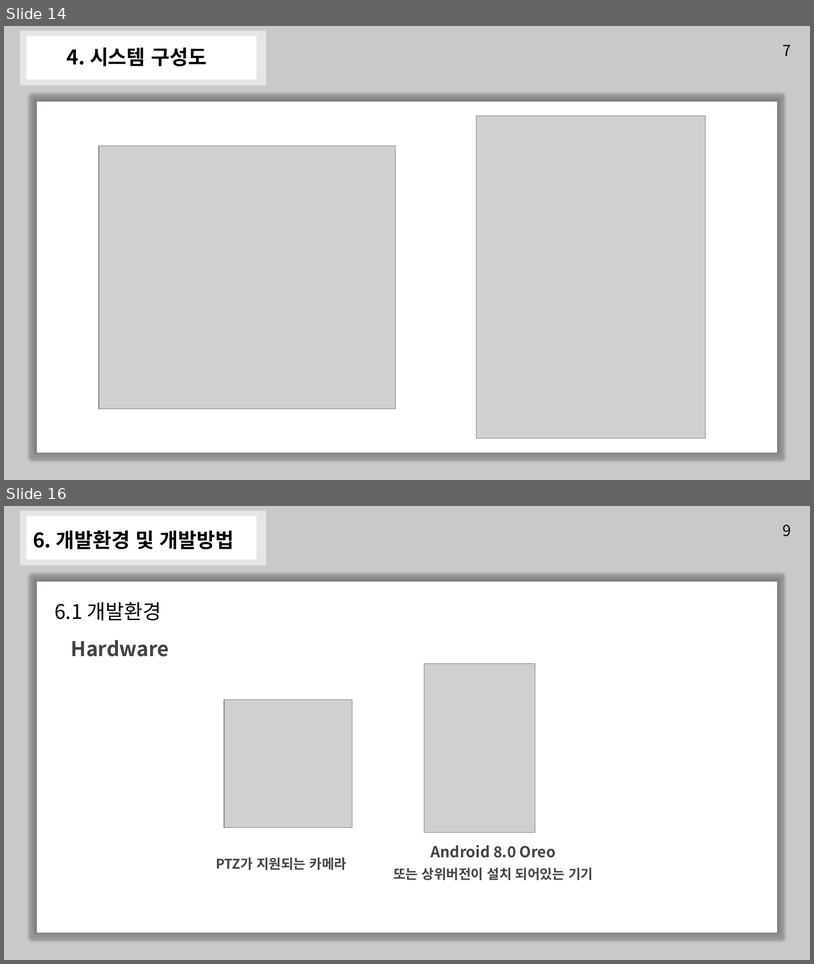
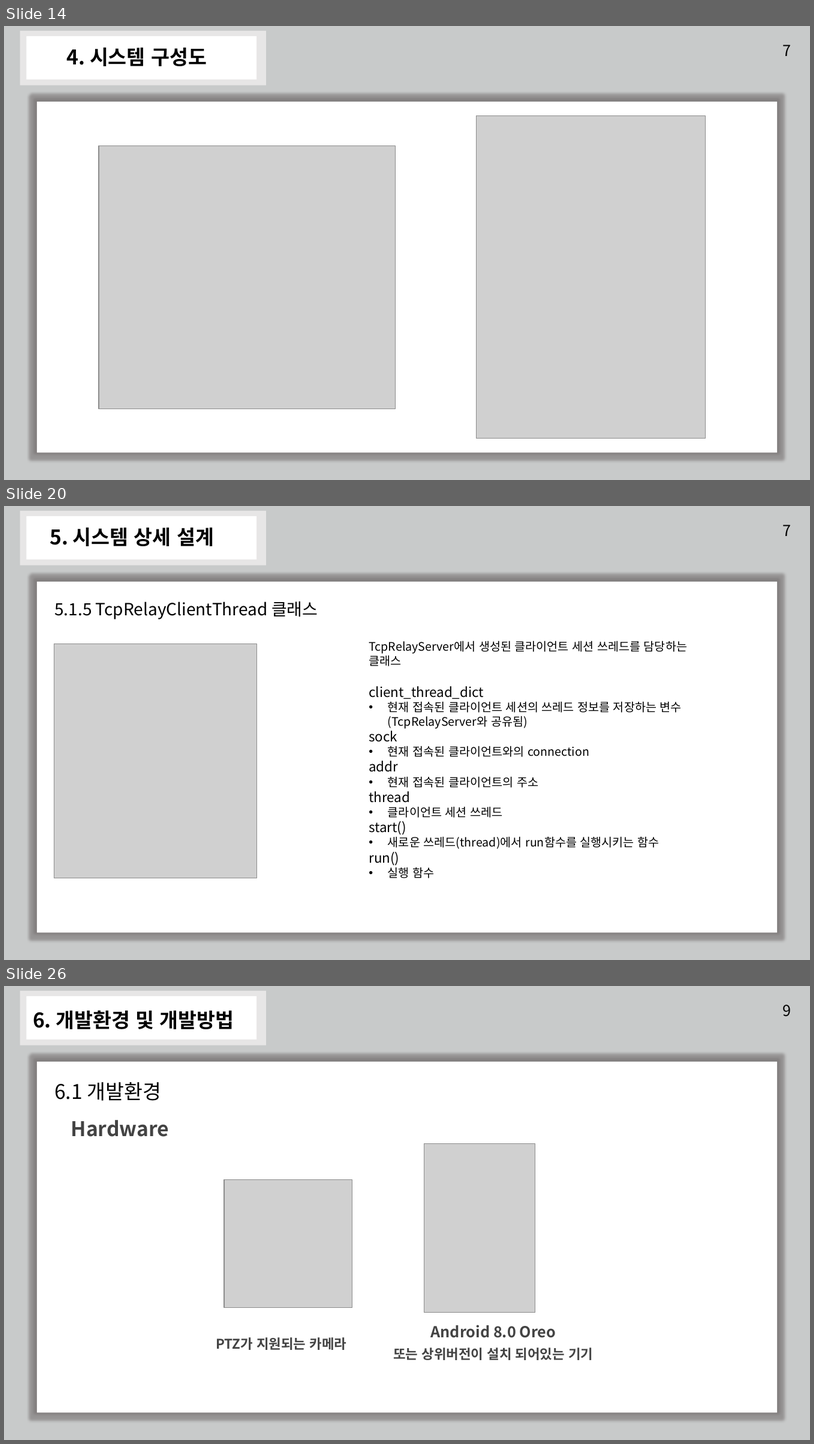
Before and after one commit to TeamGym/CapstonDesign2022-A, a slide deck: Documentation/종합설계_2차_설계서_발표.pptx. Shown one above the other, each under a label of ours: slides 14 and 16 before the commit, slides 14, 20 and 26 after it; the slides between them are not shown. The pictures are 814x964 and 814x1444 pixels, drawn with LibreOffice and Linux fonts; fonts in the diff are those of the drawing; grey boxes stand for pictures. Boxes give left, top, right and bottom in pixels: in the first picture for what was removed or moved away, otherwise in the second. Text is boxed around its words. In the diff, an @@ line names an element or a change of style, - is before the commit and + after.

```diff
--- a/Documentation/종합설계_2차_설계서_발표.pptx
+++ b/Documentation/종합설계_2차_설계서_발표.pptx
@@ slide 20 added at (4, 506, 810, 960), background #FFFFFF @@
@@ rectangle added at (4, 506, 810, 960), fill #C8CACA @@
@@ rectangle added at (20, 511, 266, 565), fill #E7E6E6 @@
@@ rectangle added at (26, 516, 257, 559), fill #FFFFFF, 18 pt, text #FFFFFF @@
+ㅠ
@@ text added at (50, 527, 214, 546), 24 pt, text #000000, bold @@
+5. 시스템 상세 설계
@@ text added at (783, 525, 791, 536), 18 pt, text #000000 @@
+7
@@ rectangle added at (36, 582, 777, 933), fill #FFFFFF @@
@@ text added at (54, 601, 318, 619), 20 pt, text #000000 @@
+5.1.5 TcpRelayClientThread 클래스
@@ picture added at (54, 643, 256, 878) @@
@@ text added at (369, 640, 687, 878), 14 pt, text #000000 @@
+TcpRelayServer에서 생성된 클라이언트 세션 쓰레드를 담당하는 클래스
+client_thread_dict
+• 현재 접속된 클라이언트 세션의 쓰레드 정보를 저장하는 변수 (TcpRelayServer와 공유됨)
+sock
+• 현재 접속된 클라이언트와의 connection
+addr
+• 현재 접속된 클라이언트의 주소
+thread
+• 클라이언트 세션 쓰레드
+start()
+• 새로운 쓰레드(thread)에서 run함수를 실행시키는 함수
+run()
+• 실행 함수
@@ what was slide 16 is now slide 26 @@
```
Also in this commit, not shown: 1 slide changed, 9 other slides added, 1 other file.
